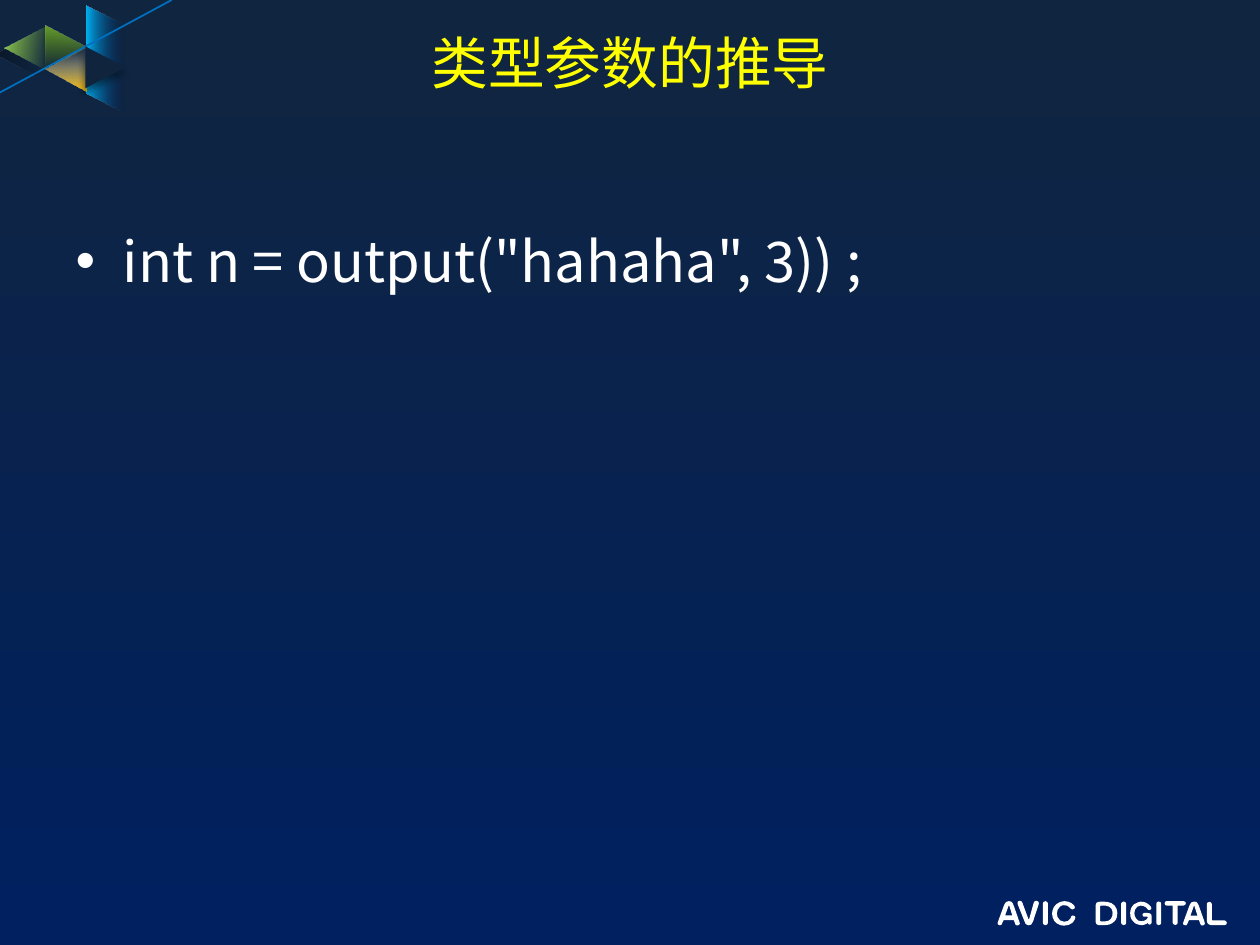
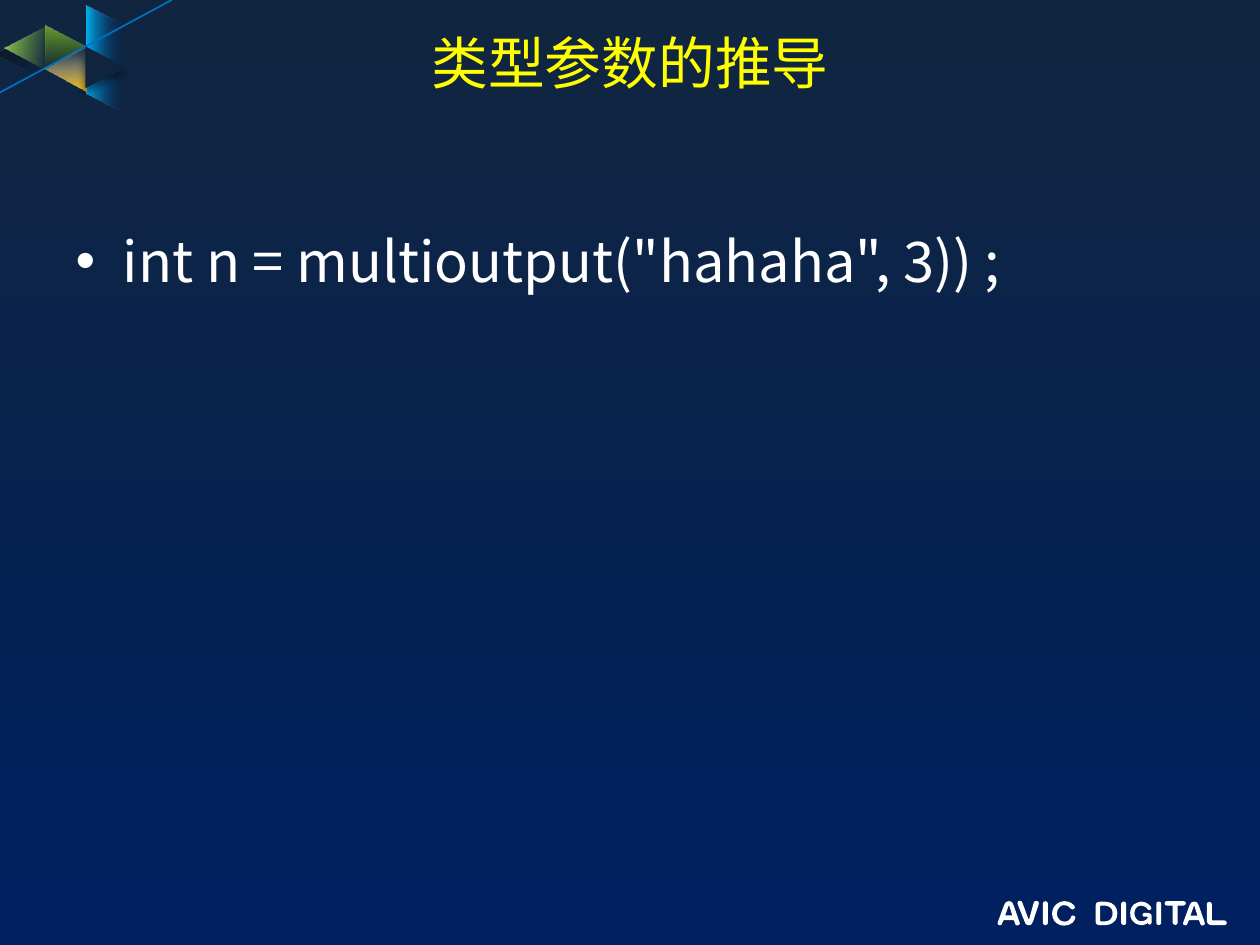
Before and after one commit to guofengzh/java-way, a slide deck: slide 5 of java/docs/07-java-泛型.pptx. Drawn at 1260x945 pixels with LibreOffice and Linux fonts; fonts in the diff are those of the drawing; background and template pictures are left out. Boxes give left, top, right and bottom in pixels: in the first picture for what was removed or moved away, otherwise in the second. Text is boxed around its words. In the diff, an @@ line names an element or a change of style, - is before the commit and + after.

```diff
--- a/java/docs/07-java-泛型.pptx
+++ b/java/docs/07-java-泛型.pptx
@@ text at (123, 236, 972, 295): text changed @@
-• int n = output("hahaha", 3)) ;
+• int n = multioutput("hahaha", 3)) ;
```
Also in this commit, not shown: 2 other slides changed.
